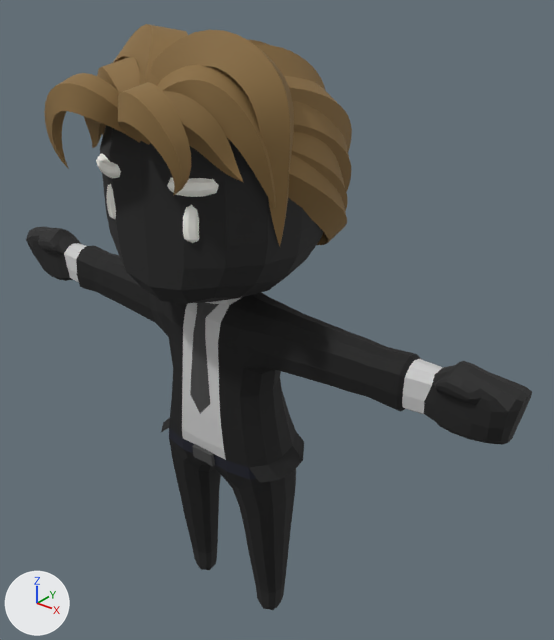
One commit to the glTF model public/assets/worldstream/rigged/q-businessman.glb: the scene before it, then after it.
The view is the same before and after, from a camera (50 mm lens) standing at (1.356, -1.407, 1.988) and looking at (0.102, 0.16, 1.016). The lights are fixed; the arrows at lower left show +X, +Y and +Z. The picture after the commit comes second. Where no turn or scale is listed for an object, it has been applied to the vertices. Vertices at exactly the same position are counted once.

In view in the first picture: 'Body'.
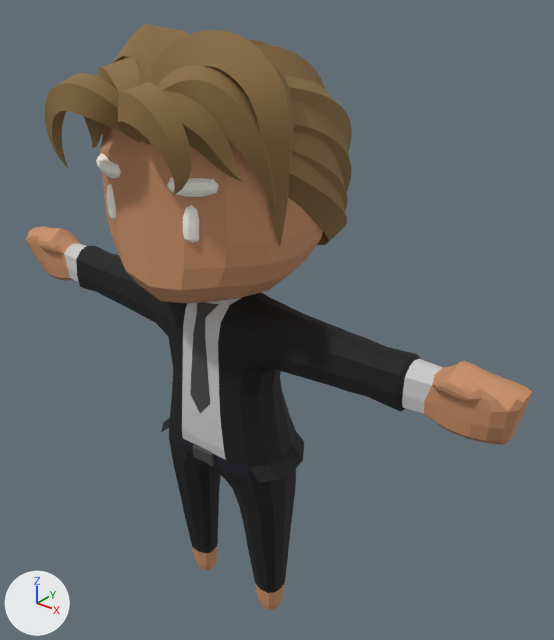
The change, as a diff of the scene's bpy script:
```diff
--- a/public/assets/worldstream/rigged/q-businessman.glb.py
+++ b/public/assets/worldstream/rigged/q-businessman.glb.py
@@ me_cube_004 @@
 me_cube_004.from_pydata(...)  # 3345 vertices, 6518 faces; spans x -0.89..0.89, y -0.39..0.33, z -0.01..1.81
 # used by ob_body; location = (0.002, 0.047, 0.011)
+# me_cube_004 part 1: 952 faces centred in x -0.89..0.89, y -0.27..0.27, z -0.01..1.7 are repainted in the vertex colours; the middle colour goes from black #1f1f1f to orange #c99068
 me_cube_004.materials.append(mat_body)
```

Changed parts and their boxes (x1, y1, x2, y2) in the pictures (554 x 640 px):
part 1 of me_cube_004, recoloured: (26, 125, 532, 610) in both
